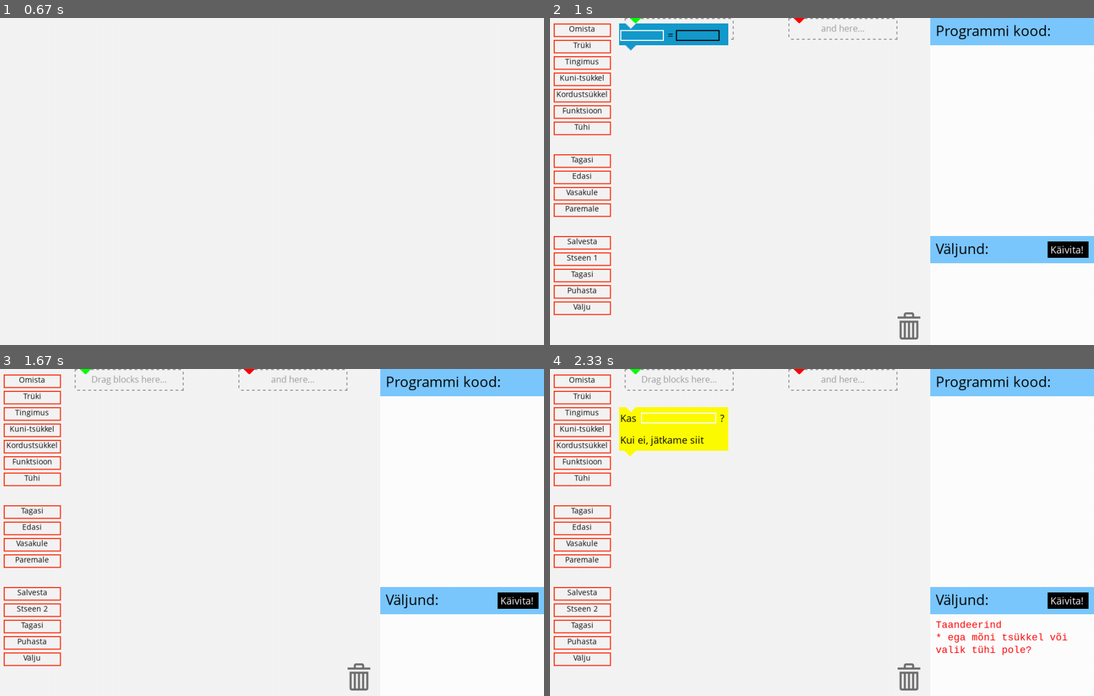
Above: before the commit, frames 1-4 (two rows, left to right).
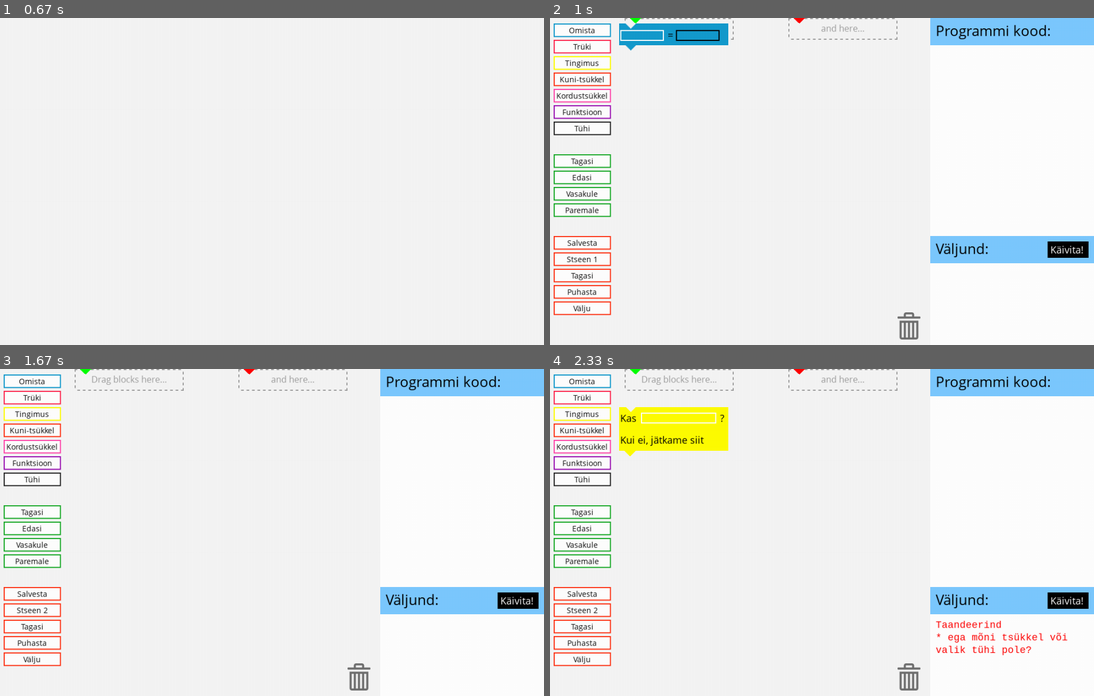
Above: after the commit, the same moments.

Repository: taivop/Monty
Game: pygame game, started from src/gui/monty.py
Same seed, same stepped clock (60 frames per second), same inputs: the game is played once before the commit and once after it.
Inputs:
- Up to frame 1 (0.67 s): click "Omista" at 0.38 s
- Up to frame 2 (1 s): tap Space at 0.67 s
- Up to frame 3 (1.67 s): click "Stseen 1" at 1.2 s
- Up to frame 4 (2.33 s): click "Tingimus" at 1.72 s; tap Enter at 2.07 s

Frame 1 is identical in both runs. In frame 2, 2.2% of the frame differs, in the area x 0-12%, y 1-91%; in frame 3, 2.2%; in frame 4, 2.2%.

Commit message:
Button colors updated.

Diff:
--- a/src/gui/buttons.py
+++ b/src/gui/buttons.py
@@ -4,12 +4,13 @@
 __author__ = 'Anti'
 
 class Button(pygame.sprite.Sprite):
-    def __init__(self, string, x, y, width= 105, height=25,border=(255,55,25)): # initialze the properties of the object
+    def __init__(self, string, x, y, width= 105, height=25, border=(255,55,25)): # initialze the properties of the object
         pygame.sprite.Sprite.__init__(self)
         self.font = pygame.font.Font("OpenSans-Regular.ttf", 14)
-        self.color = (10,10,10)
-        self.borderColor = border
-        self.text = self.font.render(string, 1, self.color)
+        self.text_color = (10,10,10)
+        self.fill_color = (255,255,255)
+        self.border_color = border
+        self.text = self.font.render(string, 1, self.text_color)
         self.rect = self.text.get_rect()
         self.rect.width = width
         self.rect.height = height
@@ -21,12 +22,13 @@
         self.block_delta_x = 150
 
     def Render(self, screen):
-        pygame.draw.rect(screen, self.borderColor, self.rect, 2)
-        screen.blit(self.text, (self.pos[0]+((self.width-self.text.get_width())/2), self.pos[1]))
+        pygame.draw.rect(screen, self.fill_color, self.rect, 0) #border
+        pygame.draw.rect(screen, self.border_color, self.rect, 2) #fill
+        screen.blit(self.text, (self.pos[0]+((self.width-self.text.get_width())/2), self.pos[1]+3)) #text
 
 class BlockButton(Button):
-    def __init__(self, string, x, y): # initialze the properties of the object
-        super().__init__(string, x, y)
+    def __init__(self, string, x, y, border_color=(255,55,25)): # initialze the properties of the object
+        super().__init__(string, x, y, border=border_color)
         self.block_delta_x = -120
 
 class SceneButtons(Button):
@@ -46,7 +48,7 @@
             self.current_scene = 1
         else:
             self.current_scene += 1
-        self.text = self.font.render("Stseen "+str(self.current_scene), 1, self.color)
+        self.text = self.font.render("Stseen "+str(self.current_scene), 1, self.text_color)
         for item in self.backup_sprites[self.current_scene-1]:
             block_group.add(item)
             item.connect(block_group)
@@ -85,7 +87,7 @@
 
 class AssignButton(BlockButton):
     def __init__(self, x, y):
-        super().__init__("Omista",x ,y)
+        super().__init__("Omista",x ,y,(21,155,205))
         self.hotkey = K_F1
 
     def newBlocks(self):
@@ -93,7 +95,7 @@
 
 class PrintButton(BlockButton):
     def __init__(self, x, y):
-        super().__init__("Trüki",x ,y)
+        super().__init__("Trüki",x ,y, (255,41,80))
         self.hotkey = K_F2
 
     def newBlocks(self):
@@ -101,7 +103,7 @@
 
 class IfButton(BlockButton):
     def __init__(self, x, y):
-        super().__init__("Tingimus", x, y)
+        super().__init__("Tingimus", x, y, (255,252,0))
         self.hotkey = K_F3
 
     def newBlocks(self):
@@ -119,7 +121,7 @@
 
 class ForButton(BlockButton):
     def __init__(self, x, y):
-        super().__init__("Kordustsükkel", x, y)
+        super().__init__("Kordustsükkel", x, y, (255,70,170))
         self.hotkey = K_F5
 
     def newBlocks(self):
@@ -128,7 +130,7 @@
 
 class FunctionButton(BlockButton):
     def __init__(self, x, y):
-        super().__init__("Funktsioon", x, y)
+        super().__init__("Funktsioon", x, y, (154,18,179))
         self.hotkey = K_F6
 
     def newBlocks(self):
@@ -137,7 +139,7 @@
 
 class EmptyButton(BlockButton):
     def __init__(self, x, y):
-        super().__init__("Tühi", x, y)
+        super().__init__("Tühi", x, y, (40,40,40))
         self.hotkey = K_F7
 
     def newBlocks(self):
@@ -145,7 +147,7 @@
 
 class ForwardButton(BlockButton):
     def __init__(self, x, y):
-        super().__init__("Edasi", x, y)
+        super().__init__("Edasi", x, y, (27,171,43))
         self.hotkey = K_F8
 
     def newBlocks(self):
@@ -153,7 +155,7 @@
 
 class BackButton(BlockButton):
     def __init__(self, x, y):
-        super().__init__("Tagasi", x, y)
+        super().__init__("Tagasi", x, y, (27,171,43))
         self.hotkey = K_F9
 
     def newBlocks(self):
@@ -161,7 +163,7 @@
 
 class LeftButton(BlockButton):
     def __init__(self, x, y):
-        super().__init__("Vasakule", x, y)
+        super().__init__("Vasakule", x, y, (27,171,43))
         self.hotkey = K_F10
 
     def newBlocks(self):
@@ -169,7 +171,7 @@
 
 class RightButton(BlockButton):
     def __init__(self, x, y):
-        super().__init__("Paremale", x, y)
+        super().__init__("Paremale", x, y, (27,171,43))
         self.hotkey = K_F11
 
     def newBlocks(self):
